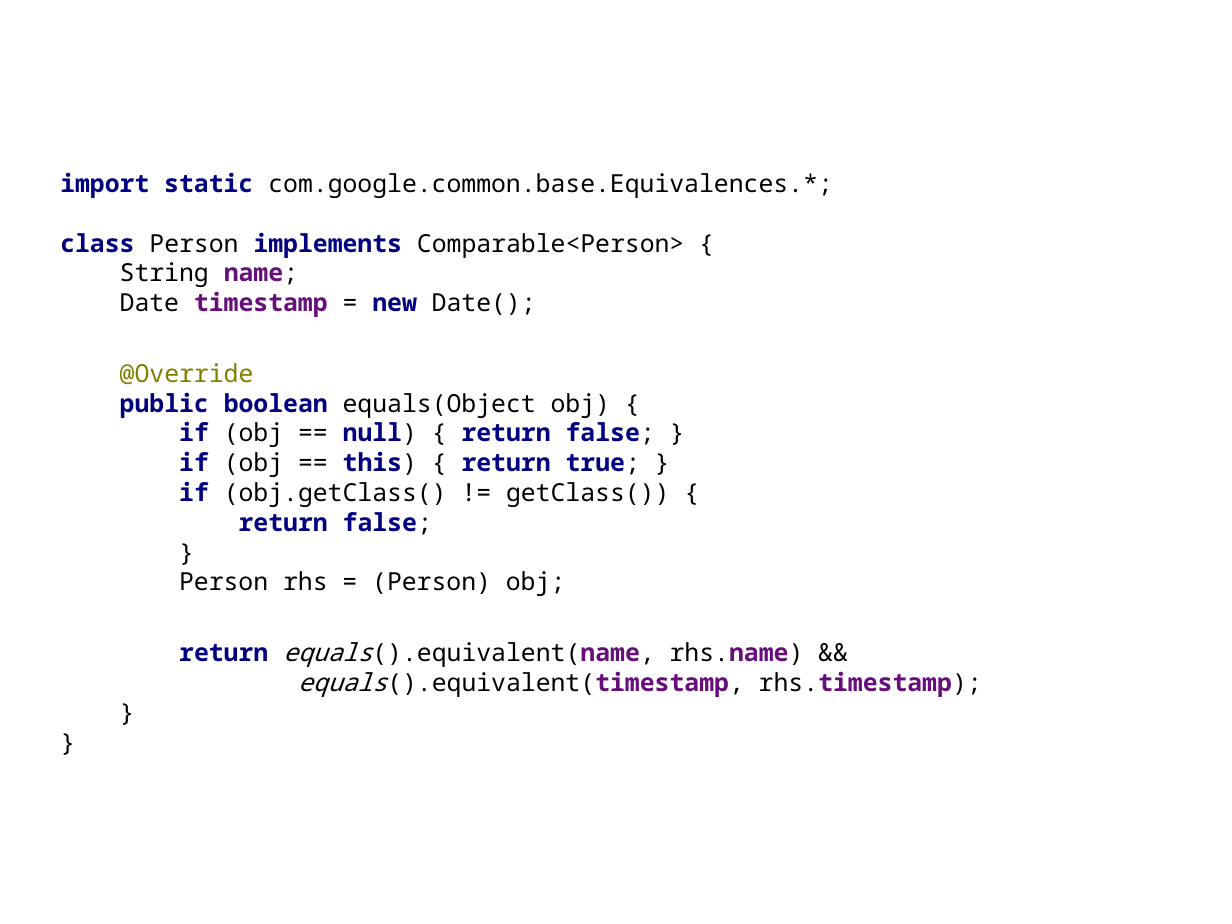
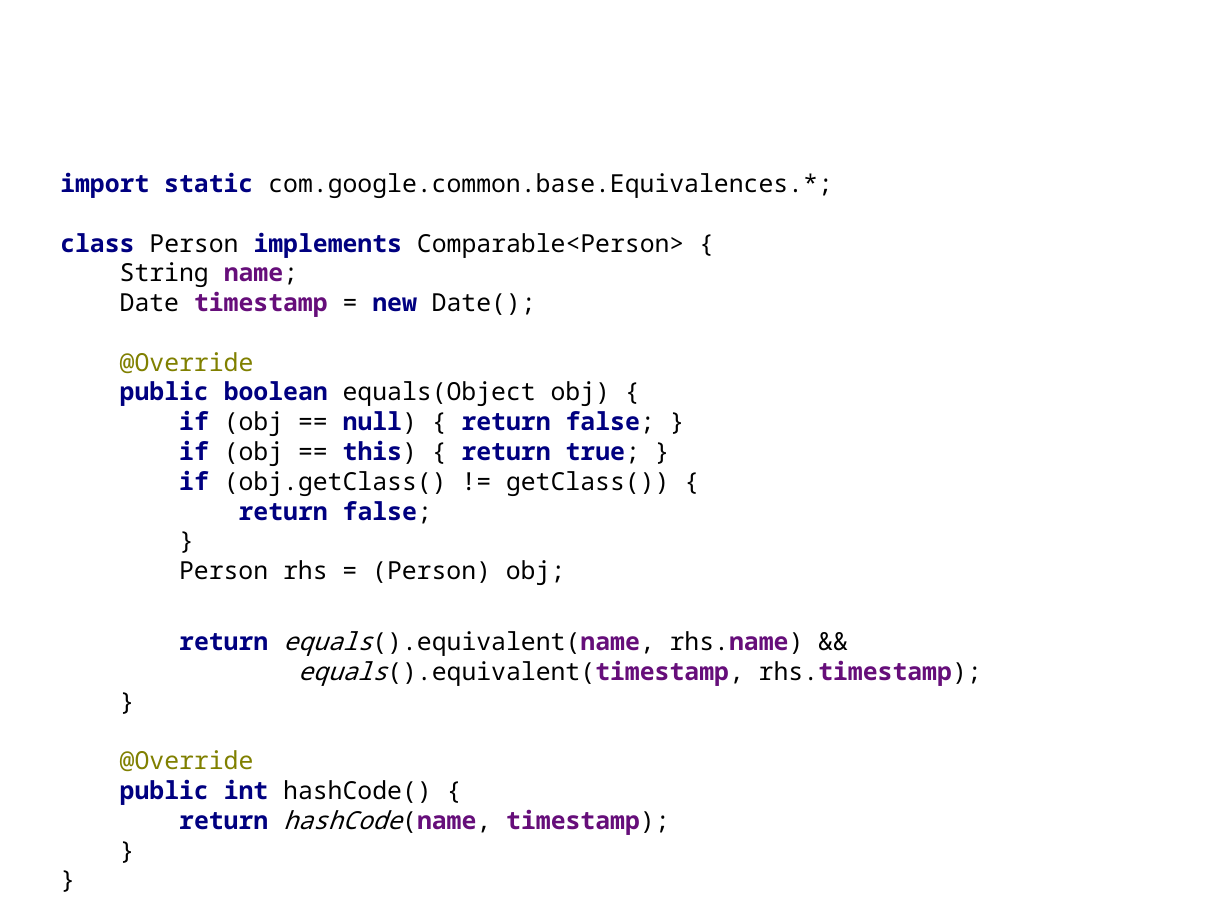
Before and after one commit to HamletDRC/presentations, a slide deck: slide 55 of javaboilerplatebusters/BoilerPlateBusters.odp. Drawn at 1232x924 pixels with LibreOffice and Linux fonts; fonts in the diff are those of the drawing; background and template pictures are left out. Boxes give left, top, right and bottom in pixels: in the first picture for what was removed or moved away, otherwise in the second. Text is boxed around its words. In the diff, an @@ line names an element or a change of style, - is before the commit and + after.

```diff
--- a/javaboilerplatebusters/BoilerPlateBusters.odp
+++ b/javaboilerplatebusters/BoilerPlateBusters.odp
@@ subtitle at <box>60,172,982,835</box>: paragraph added @@
+}
@@ subtitle at <box>120,750,669,835</box>: paragraphs added @@
+@Override
+public int hashCode() {
+return hashCode(name, timestamp);
```
Also in this commit, not shown: 14 other slides changed, 2 other files.
